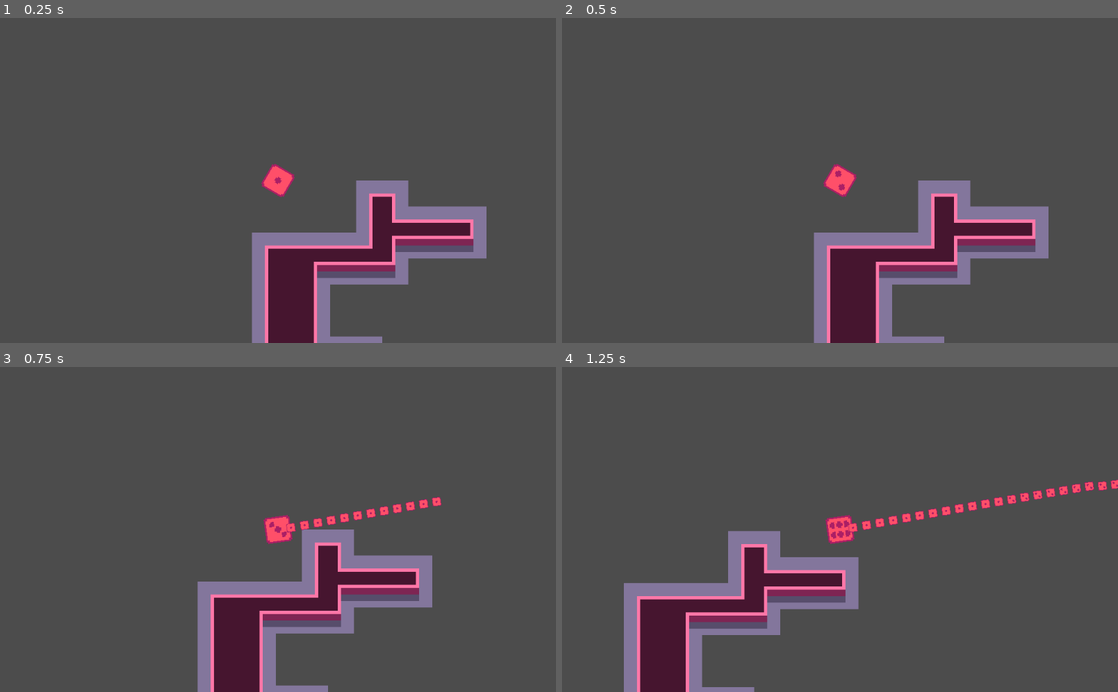
Above: before the commit, frames 1-4 (two rows, left to right).
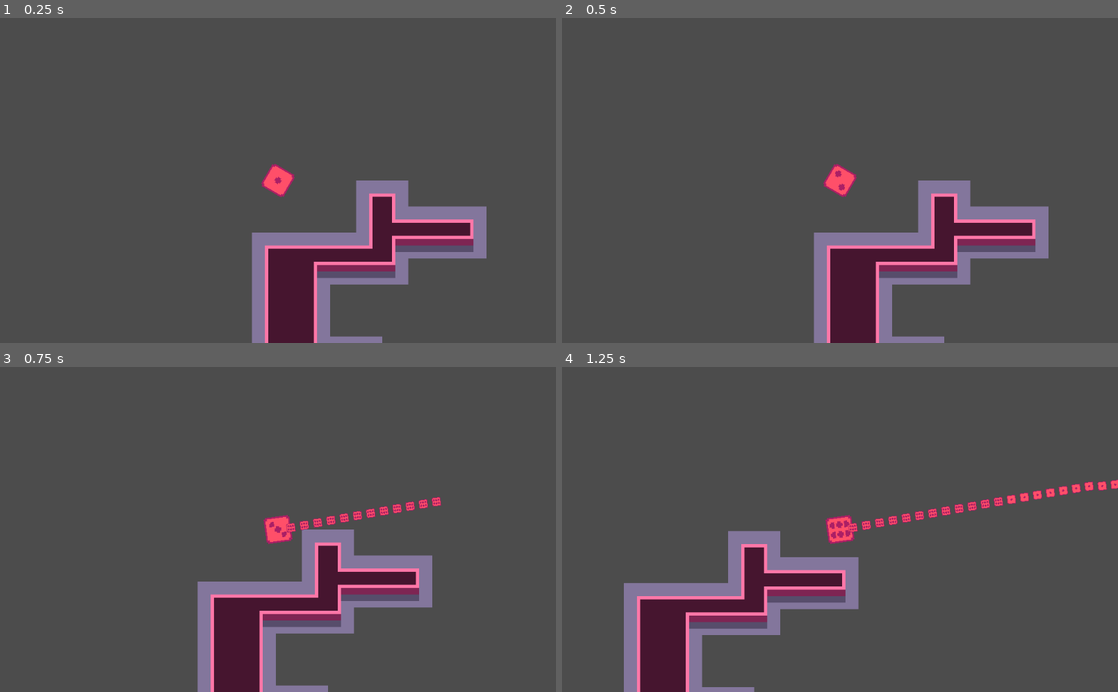
Above: after the commit, the same moments.

Repository: russmatney/dice-nine
Game: Godot game, scene res://src/demos/TilesDemo.tscn
The game is run twice, just before and just after one commit, with the same random seed, the same clock (stepped at 60 frames per second) and the same inputs.
Inputs (mouse positions are in pixels of both pictures, inside the frame that each line leads up to):
- Up to frame 1 (0.25 s): no input
- Up to frame 2 (0.5 s): no input
- Up to frame 3 (0.75 s): tap Enter at 0.5 s; move the mouse to (400, 513) at 0.52 s; hold D (move_right) from 0.53 s (still down); hold E (fire) from 0.53 s (still down)
- Up to frame 4 (1.25 s): keep holding D (move_right); keep holding E (fire)

Frames 1-2 are identical in both runs. In frame 3, 0.2% of the frame differs, in the area x 51-80%, y 40-51%; in frame 4, 0.3%, in the area x 51-100%, y 35-51%.

Commit message:
fix: remove bullets after 5s

Diff:
--- /dev/null
+++ b/src/Bullet.gd
@@ -0,0 +1,18 @@
+extends RigidBody2D
+
+
+export(float) var ttl = 5.0
+
+
+onready var remove_timer = $RemoveTimer
+
+# Called when the node enters the scene tree for the first time.
+func _ready():
+  remove_timer.start(ttl)
+
+func kill():
+  # should be fine?
+  queue_free()
+
+func _on_RemoveTimer_timeout():
+  kill()
--- a/src/Bullet.tscn
+++ b/src/Bullet.tscn
@@ -1,8 +1,10 @@
-[gd_scene load_steps=16 format=2]
+[gd_scene load_steps=17 format=2]
 
 [ext_resource path="res://assets/dice-roll_sheet.png" type="Texture" id=1]
+[ext_resource path="res://src/Bullet.gd" type="Script" id=2]
 
 [sub_resource type="RectangleShape2D" id=1]
+extents = Vector2( 8, 8 )
 
 [sub_resource type="AtlasTexture" id=6]
 atlas = ExtResource( 1 )
@@ -91,6 +93,7 @@
 } ]
 
 [node name="Bullet" type="RigidBody2D"]
+script = ExtResource( 2 )
 
 [node name="CollisionShape2D" type="CollisionShape2D" parent="."]
 shape = SubResource( 1 )
@@ -98,4 +101,9 @@
 [node name="AnimatedSprite" type="AnimatedSprite" parent="."]
 frames = SubResource( 3 )
 animation = "roll"
+frame = 5
 playing = true
+
+[node name="RemoveTimer" type="Timer" parent="."]
+
+[connection signal="timeout" from="RemoveTimer" to="." method="_on_RemoveTimer_timeout"]
Not shown, changed: todo.org
